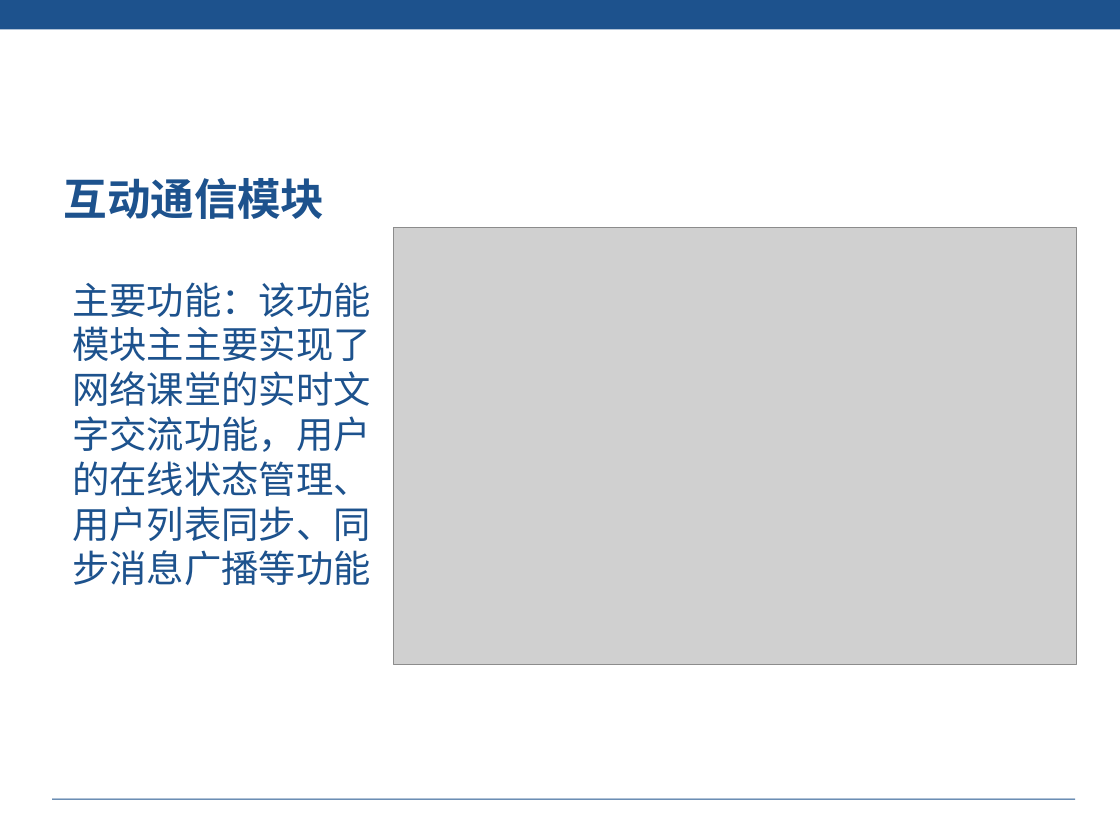
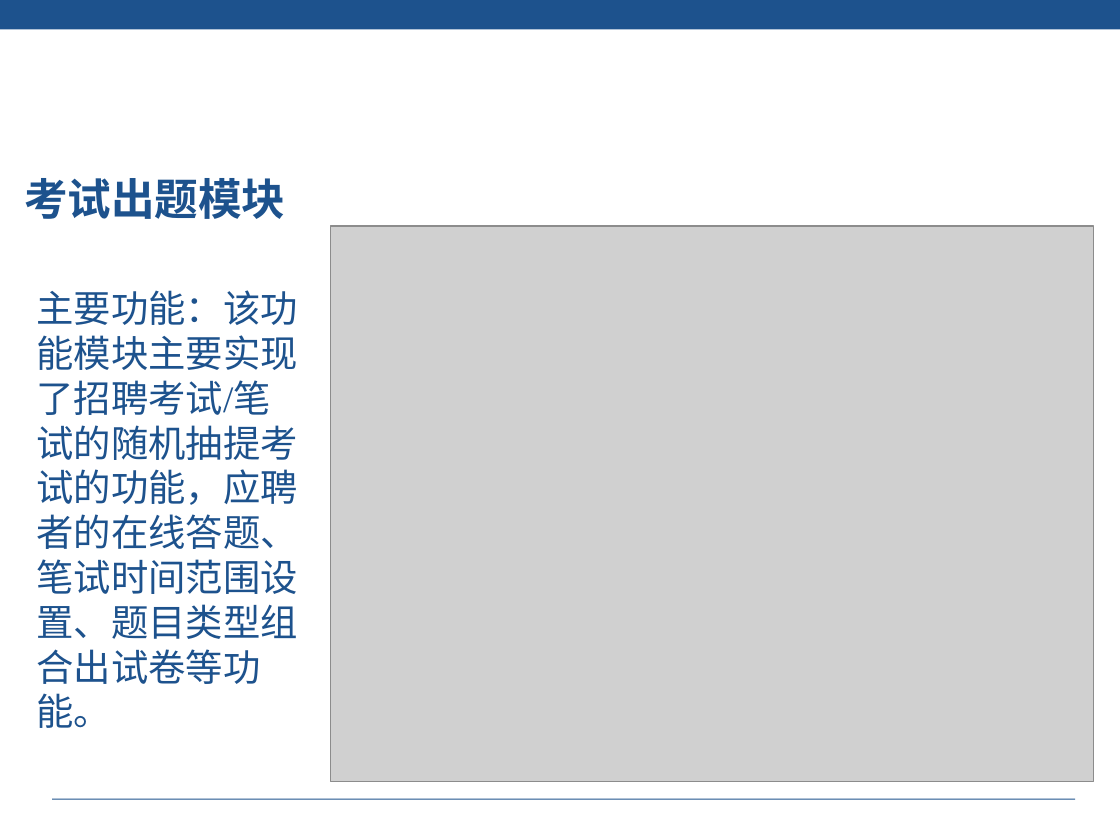
Before and after one commit to liuyanhao/hrAdmin, a slide deck: slide 45 of doc/刘熙财 -82- 答辩PPT.pptx (slide 41 before the commit). Drawn at 1120x840 pixels with LibreOffice and Linux fonts; fonts in the diff are those of the drawing; grey boxes stand for pictures; background and template pictures are left out. Boxes give left, top, right and bottom in pixels: in the first picture for what was removed or moved away, otherwise in the second. Text is boxed around its words. In the diff, an @@ line names an element or a change of style, - is before the commit and + after.

```diff
--- a/doc/刘熙财 -82- 答辩PPT.pptx
+++ b/doc/刘熙财 -82- 答辩PPT.pptx
@@ text at (24, 178, 285, 219): text changed @@
-互动通信模块
+考试出题模块
@@ picture: place and size @@
-picture at (394, 227, 1076, 665)
+picture at (330, 226, 1093, 782)
@@ text at (37, 290, 298, 728): text changed @@
-主要功能：该功能模块主主要实现了网络课堂的实时文字交流功能，用户的在线状态管理、用户列表同步、同步消息广播等功能
+主要功能：该功能模块主要实现了招聘考试/笔试的随机抽提考试的功能，应聘者的在线答题、笔试时间范围设置、题目类型组合出试卷等功能。
```
Also in this commit, not shown: 17 other slides changed, 19 slides added, 1 slide removed, 2 other files.
